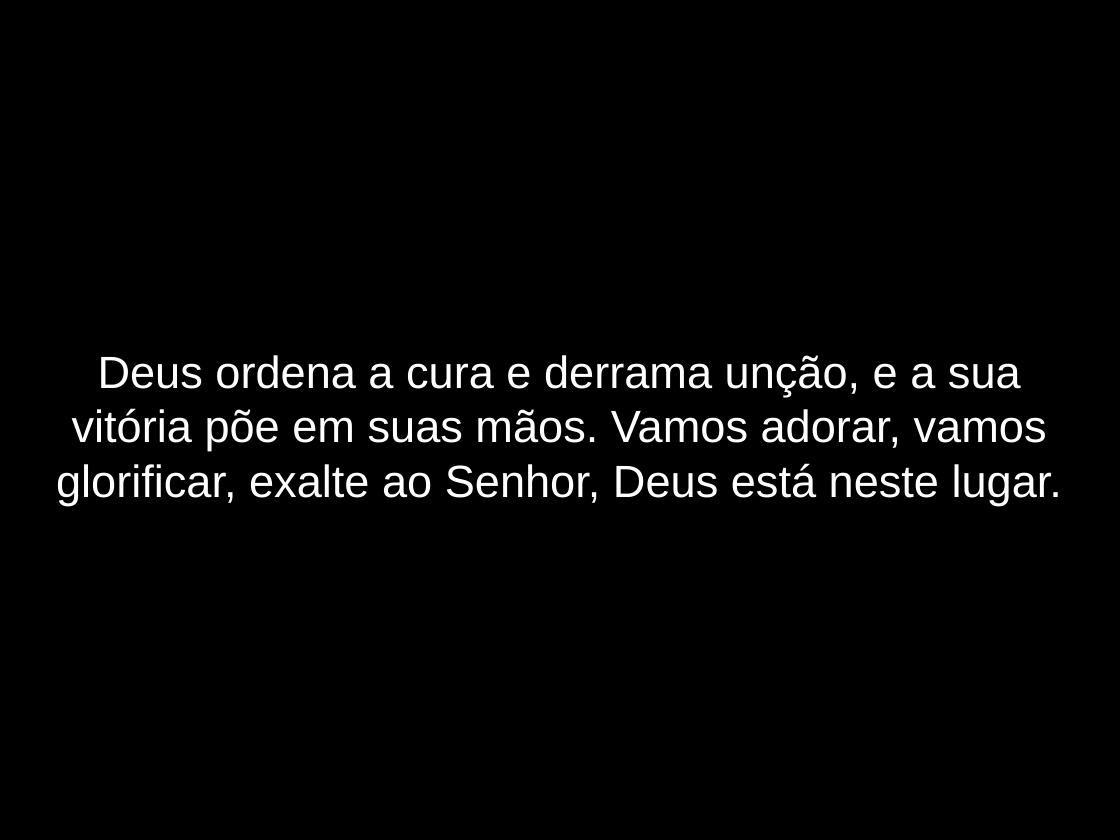
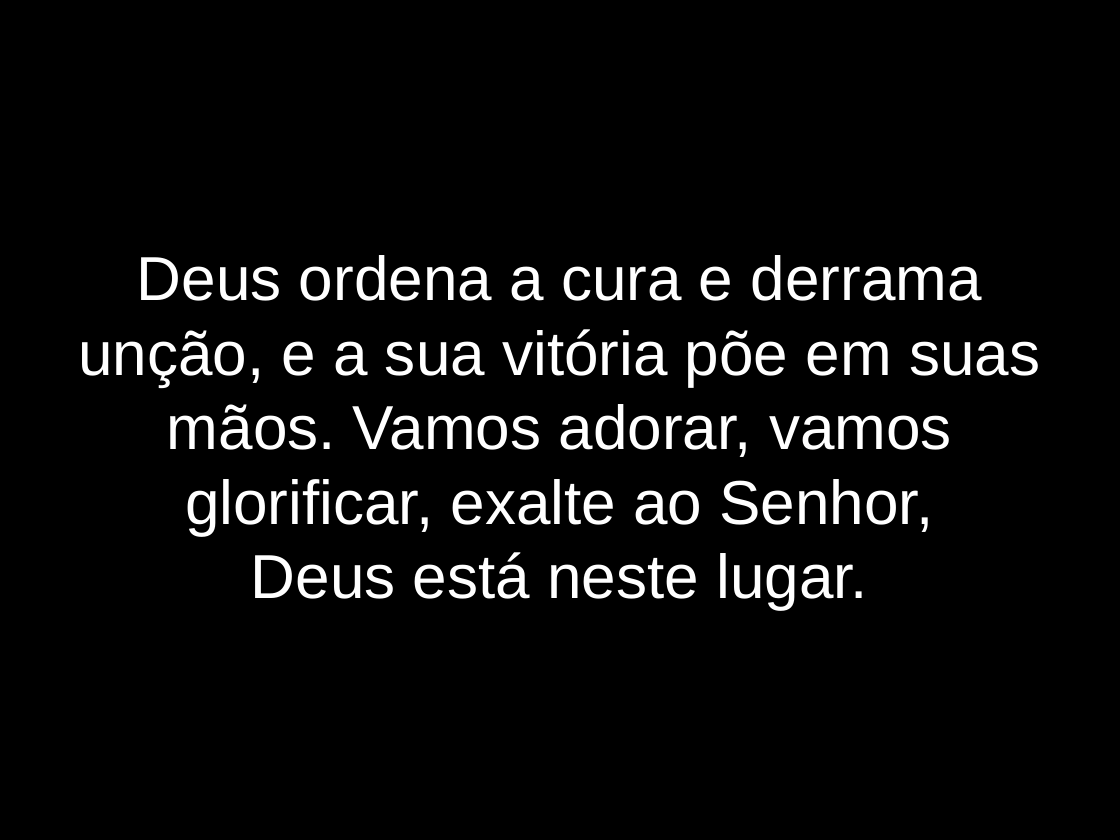
Before and after one commit to lazaroness/ChurchFiles, a slide deck: slide 11 of elshaday/LetrasApresentacao/DependemosDeDeus.odp. Drawn at 1120x840 pixels with LibreOffice and Linux fonts; fonts in the diff are those of the drawing. Boxes give left, top, right and bottom in pixels: in the first picture for what was removed or moved away, otherwise in the second. Text is boxed around its words. In the diff, an @@ line names an element or a change of style, - is before the commit and + after.

```diff
--- a/elshaday/LetrasApresentacao/DependemosDeDeus.odp
+++ b/elshaday/LetrasApresentacao/DependemosDeDeus.odp
@@ subtitle at (x1=78, y1=255, x2=1040, y2=609): text changed; size 32 to 44 pt @@
-Deus ordena a cura e derrama unção, e a sua vitória põe em suas mãos. Vamos adorar, vamos glorificar, exalte ao Senhor, Deus está neste lugar.
+Deus ordena a cura e derrama unção, e a sua vitória põe em suas mãos. Vamos adorar, vamos glorificar, exalte ao Senhor,
+Deus está neste lugar.
```
Also in this commit, not shown: 11 other slides changed, 3 slides removed.
